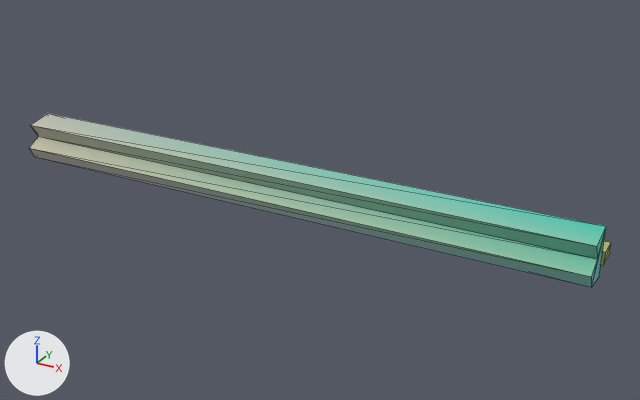
A saved change to the glTF model assets/kit/palace_cornice_4m.glb.
One viewpoint serves both versions: a 50 mm camera at (2.73, -4.47, 2.32) aimed at (0.22, 0.08, 0.05). Every picture has the same lights, and +X, +Y and +Z are marked at lower left. The picture after the commit comes second. Mesh edges are drawn as thin lines. Vertices at exactly the same position are counted once.

The older version as bpy lines, for what is in view:
```python
me_palace_cornice = bpy.data.meshes.new('palace_cornice')
me_palace_cornice.from_pydata(...)  # 12 vertices, 20 faces; spans x -2.0..2.0, y -0.22..0.0, z 0.0..0.3
me_palace_cornice.materials.append(mat_m_marble)
ob_palace_cornice = bpy.data.objects.new('palace_cornice', me_palace_cornice)
ob_palace_cornice.location = (0.0, 0.0, 0.0)
```
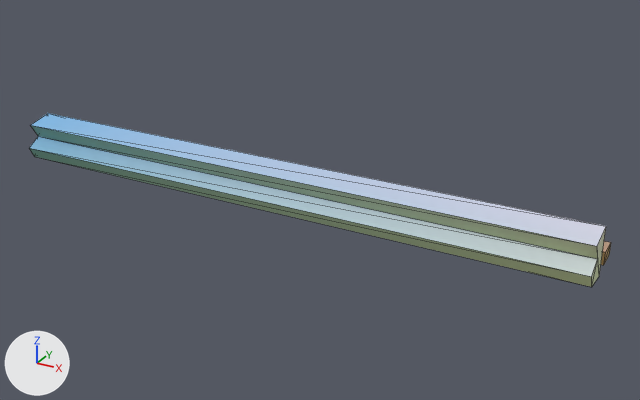
What differs and where, as boxes (x1, y1, x2, y2) in the pictures (640 x 400 px; the box of a moved part takes in the faces that stretch with it):
part 1 of me_palace_cornice, moved or reshaped: (592, 228, 606, 286) in both
part 2 of me_palace_cornice, recoloured: (29, 113, 606, 287) in both

What the commit changed:
me_palace_cornice has 12 vertices, 20 faces and spans x -2.0..2.0, y -0.22..0.0, z 0.0..0.3.
me_palace_cornice is used by ob_palace_cornice; location (0.0, 0.0, 0.0).
Part 1, on me_palace_cornice:
20 faces are deleted.
20 new faces join them.
me_palace_cornice part 2: 14 kept faces spanning x -2.0..2.0, y -0.22..0.0, z 0.0..0.3 get new vertex colours.
